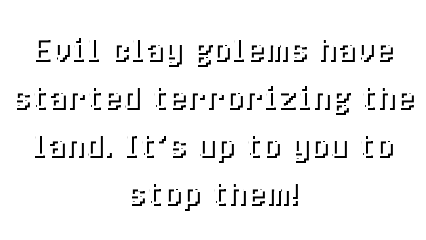
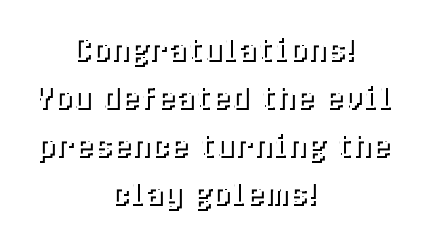
Comparing the layer stacks of the two 426px x 240px images. Changes:
added layer "Congratulations! ..." above "Congratulations! ... #1" over (36, 38, 389, 209)
added layer "Congratulations! ... #1" above "Evil clay golems have started ..." over (38, 38, 391, 211)
hid "Evil clay golems have started ..." over (17, 38, 412, 209)
hid "Evil clay golems have started ... #1" over (17, 38, 414, 211)
